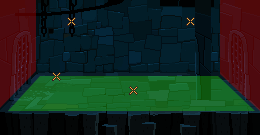
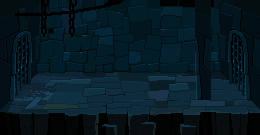
Layer changes from the first 260×135 image to the second:
hid group "Areas" (10 layers) over [0, 0, 260, 111]
